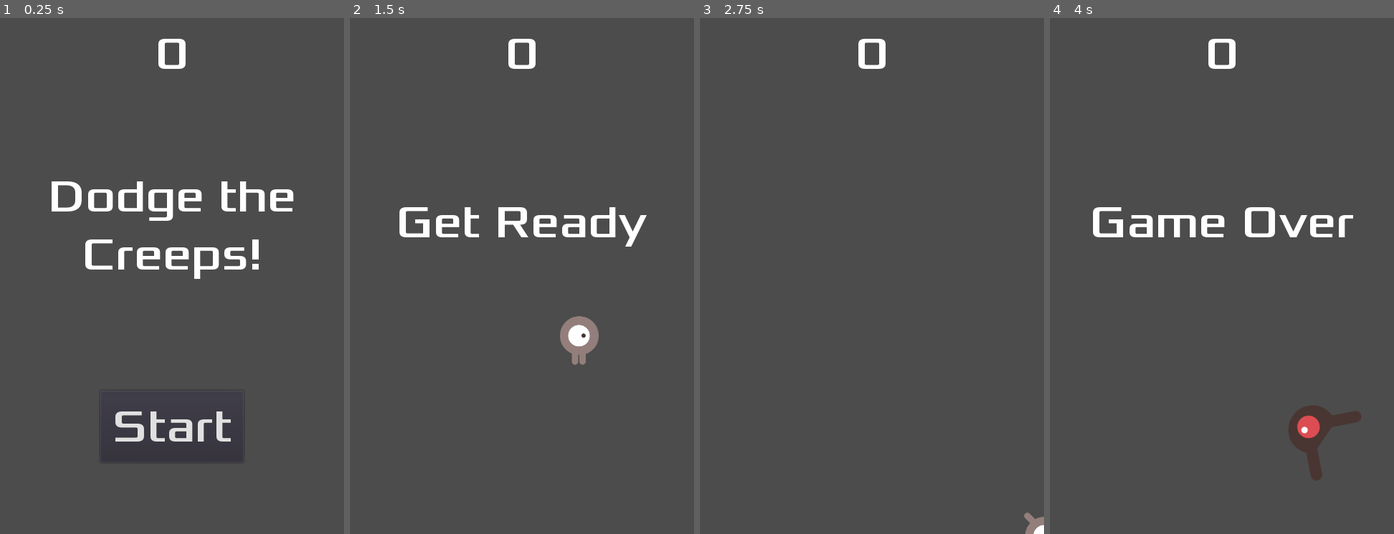
Above: before the commit, frames 1-4 (left to right).
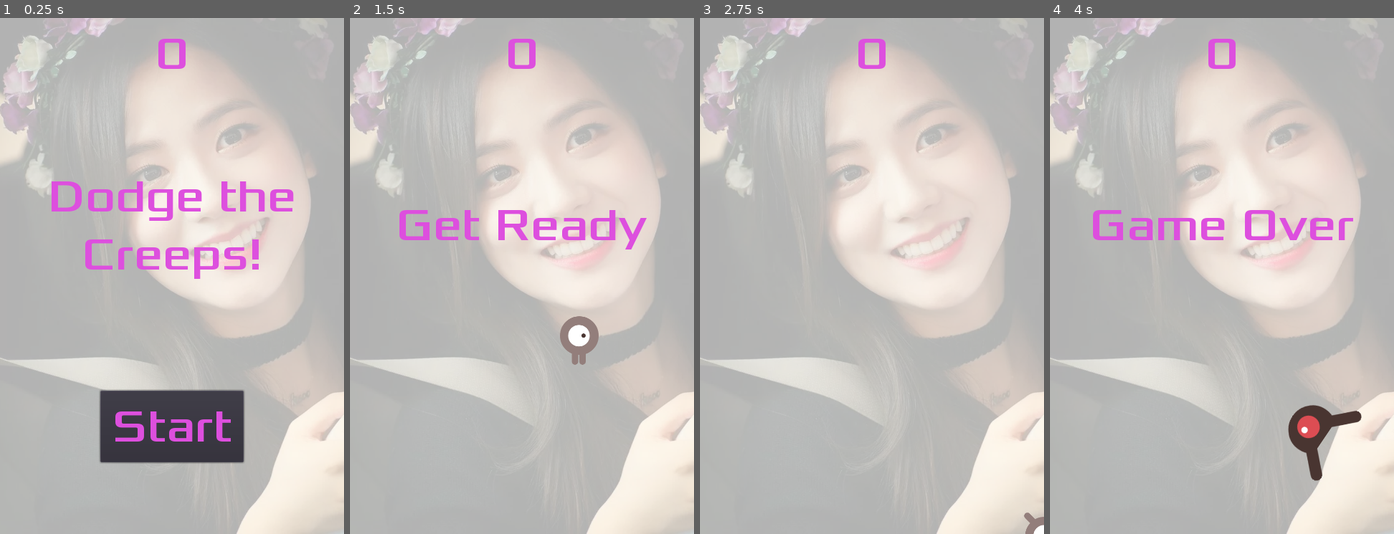
Above: after the commit, the same moments.

Repository: NitiJaru/demoGoDot
Game: Godot game, scene res://Main.tscn
Same seed, same stepped clock (60 frames per second), same inputs: the game is played once before the commit and once after it. Sound files missing from this copy of the repository are replaced by a short silence.
Inputs:
- Up to frame 1 (0.25 s): no input
- Up to frame 2 (1.5 s): click "Start" at 0.5 s; tap Enter at 1.25 s; hold Right (ui_right) from 1.28 s (still down)
- Up to frame 3 (2.75 s): release Right (ui_right) at 2.03 s; hold Down (ui_down) from 2.03 s (still down)
- Up to frame 4 (4 s): release Down (ui_down) at 2.78 s; hold Right (ui_right) 2.78-3.53 s; hold Up (ui_up) from 3.53 s (still down)

The runs differ from the first frame. In frame 1, 95% of the frame differs, in the area x 0-100%, y 0-100%; in frame 2, 99%; in frame 3, 100%; in frame 4, 99%.

Commit message:
add sound and change font color
Signed-off-by: Earn <earndarkness@perfenterprise.com>

Diff:
--- a/src/myFirstGame/HUD.gd
+++ b/src/myFirstGame/HUD.gd
@@ -25,6 +25,7 @@
 func _on_StartButton_pressed():
     $StartButton.hide()
     emit_signal("start_game")
+    $ButtonSound.play()
     pass # replace with function body
 
 func _on_MessageTimer_timeout():
--- a/src/myFirstGame/HUD.tscn
+++ b/src/myFirstGame/HUD.tscn
@@ -1,7 +1,8 @@
-[gd_scene load_steps=6 format=2]
+[gd_scene load_steps=7 format=2]
 
 [ext_resource path="res://HUD.gd" type="Script" id=1]
 [ext_resource path="res://fonts/Xolonium-Regular.ttf" type="DynamicFontData" id=2]
+[ext_resource path="res://sound_startbutton.wav" type="AudioStream" id=3]
 
 [sub_resource type="DynamicFont" id=1]
 
@@ -52,6 +53,7 @@
 size_flags_horizontal = 1
 size_flags_vertical = 4
 custom_fonts/font = SubResource( 1 )
+custom_colors/font_color = Color( 0.870588, 0.313726, 0.87451, 1 )
 text = "0"
 align = 1
 valign = 1
@@ -69,6 +71,7 @@
 margin_left = -200.0
 margin_top = -150.0
 margin_right = 200.0
+margin_bottom = 9.0
 rect_pivot_offset = Vector2( 0, 0 )
 rect_clip_content = false
 mouse_filter = 2
@@ -76,6 +79,7 @@
 size_flags_horizontal = 1
 size_flags_vertical = 4
 custom_fonts/font = SubResource( 2 )
+custom_colors/font_color = Color( 0.870588, 0.313726, 0.87451, 1 )
 text = "Dodge the Creeps!"
 align = 1
 valign = 1
@@ -103,6 +107,7 @@
 size_flags_horizontal = 1
 size_flags_vertical = 1
 custom_fonts/font = SubResource( 3 )
+custom_colors/font_color = Color( 0.870588, 0.313726, 0.87451, 1 )
 toggle_mode = false
 enabled_focus_mode = 2
 shortcut = null
@@ -119,6 +124,15 @@
 one_shot = true
 autostart = false
 
+[node name="ButtonSound" type="AudioStreamPlayer" parent="." index="4"]
+
+stream = ExtResource( 3 )
+volume_db = 0.0
+pitch_scale = 1.0
+autoplay = false
+mix_target = 0
+bus = "Master"
+
 [connection signal="pressed" from="StartButton" to="." method="_on_StartButton_pressed"]
 
 [connection signal="timeout" from="MessageTimer" to="." method="_on_MessageTimer_timeout"]
--- a/src/myFirstGame/Main.gd
+++ b/src/myFirstGame/Main.gd
@@ -17,6 +17,8 @@
     $ScoreTimer.stop()
     $MobTimer.stop()
     $HUD.show_game_over()
+    $BackgroundSound.stop()
+    $DeathSound.play()
     pass # replace with function body
 
 func new_game():
@@ -29,6 +31,7 @@
 func _on_StartTimer_timeout():
     $MobTimer.start()
     $ScoreTimer.start()
+    $BackgroundSound.play()
     pass # replace with function body
 
 func _on_ScoreTimer_timeout():
@@ -53,3 +56,8 @@
     # Choose the velocity.
     mob.set_linear_velocity(Vector2(rand_range(mob.min_speed, mob.max_speed), 0).rotated(direction))
     pass # replace with function body
+
+
+func _on_BackgroundSound_finished():
+    $BackgroundSound.play()
+    pass # replace with function body
--- a/src/myFirstGame/Main.tscn
+++ b/src/myFirstGame/Main.tscn
@@ -1,9 +1,12 @@
-[gd_scene load_steps=6 format=2]
+[gd_scene load_steps=9 format=2]
 
 [ext_resource path="res://Main.gd" type="Script" id=1]
 [ext_resource path="res://Mob.tscn" type="PackedScene" id=2]
-[ext_resource path="res://Player.tscn" type="PackedScene" id=3]
-[ext_resource path="res://HUD.tscn" type="PackedScene" id=4]
+[ext_resource path="res://background.png" type="Texture" id=3]
+[ext_resource path="res://Player.tscn" type="PackedScene" id=4]
+[ext_resource path="res://HUD.tscn" type="PackedScene" id=5]
+[ext_resource path="res://sound_background.wav" type="AudioStream" id=6]
+[ext_resource path="res://sound_death.wav" type="AudioStream" id=7]
 
 [sub_resource type="Curve2D" id=1]
 
@@ -17,35 +20,42 @@
 script = ExtResource( 1 )
 Mob = ExtResource( 2 )
 
-[node name="Player" parent="." index="0" instance=ExtResource( 3 )]
+[node name="Sprite" type="Sprite" parent="." index="0"]
 
-[node name="MobTimer" type="Timer" parent="." index="1"]
+position = Vector2( 240.074, 359.651 )
+scale = Vector2( 0.689027, 0.686889 )
+texture = ExtResource( 3 )
+_sections_unfolded = [ "Transform" ]
+
+[node name="Player" parent="." index="1" instance=ExtResource( 4 )]
+
+[node name="MobTimer" type="Timer" parent="." index="2"]
 
 process_mode = 1
 wait_time = 0.5
 one_shot = false
 autostart = false
 
-[node name="ScoreTimer" type="Timer" parent="." index="2"]
+[node name="ScoreTimer" type="Timer" parent="." index="3"]
 
 process_mode = 1
 wait_time = 1.0
 one_shot = false
 autostart = false
 
-[node name="StartTimer" type="Timer" parent="." index="3"]
+[node name="StartTimer" type="Timer" parent="." index="4"]
 
 process_mode = 1
 wait_time = 2.0
 one_shot = true
 autostart = false
 
-[node name="StartPosition" type="Position2D" parent="." index="4"]
+[node name="StartPosition" type="Position2D" parent="." index="5"]
 
 position = Vector2( 240, 450 )
 _sections_unfolded = [ "Transform" ]
 
-[node name="MobPath" type="Path2D" parent="." index="5"]
+[node name="MobPath" type="Path2D" parent="." index="6"]
 
 editor/display_folded = true
 self_modulate = Color( 0.5, 0.6, 1, 0.7 )
@@ -63,7 +73,25 @@
 loop = true
 lookahead = 4.0
 
-[node name="HUD" parent="." index="6" instance=ExtResource( 4 )]
+[node name="HUD" parent="." index="7" instance=ExtResource( 5 )]
+
+[node name="BackgroundSound" type="AudioStreamPlayer" parent="." index="8"]
+
+stream = ExtResource( 6 )
+volume_db = 0.0
+pitch_scale = 1.0
+autoplay = false
+mix_target = 0
+bus = "Master"
+
+[node name="DeathSound" type="AudioStreamPlayer" parent="." index="9"]
+
+stream = ExtResource( 7 )
+volume_db = 0.0
+pitch_scale = 1.0
+autoplay = false
+mix_target = 0
+bus = "Master"
 
 [connection signal="hit" from="Player" to="." method="game_over"]
 
@@ -74,3 +102,5 @@
 [connection signal="timeout" from="StartTimer" to="." method="_on_StartTimer_timeout"]
 
 [connection signal="start_game" from="HUD" to="." method="new_game"]
+
+[connection signal="finished" from="BackgroundSound" to="." method="_on_BackgroundSound_finished"]
--- a/src/myFirstGame/project.godot
+++ b/src/myFirstGame/project.godot
@@ -10,7 +10,7 @@
 
 [application]
 
-config/name="myFirstGame"
+config/name="Dodge Creeps"
 run/main_scene="res://Main.tscn"
 config/icon="res://icon.png"
 
Binary file added: src/myFirstGame/background.png
Not shown, added: src/myFirstGame/sound_background.wav.import
Not shown, added: src/myFirstGame/sound_death.wav.import
Not shown, added: src/myFirstGame/sound_startbutton.wav.import
Not shown, added: src/myFirstGame/sound_background.wav
Not shown, added: src/myFirstGame/sound_death.wav
Not shown, added: src/myFirstGame/sound_startbutton.wav
